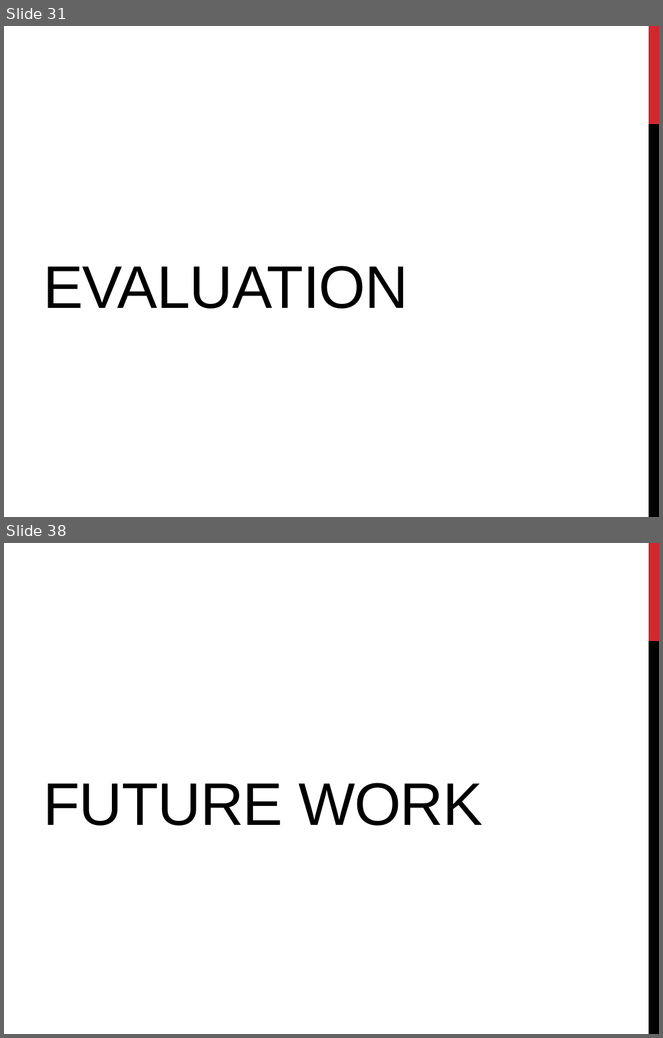
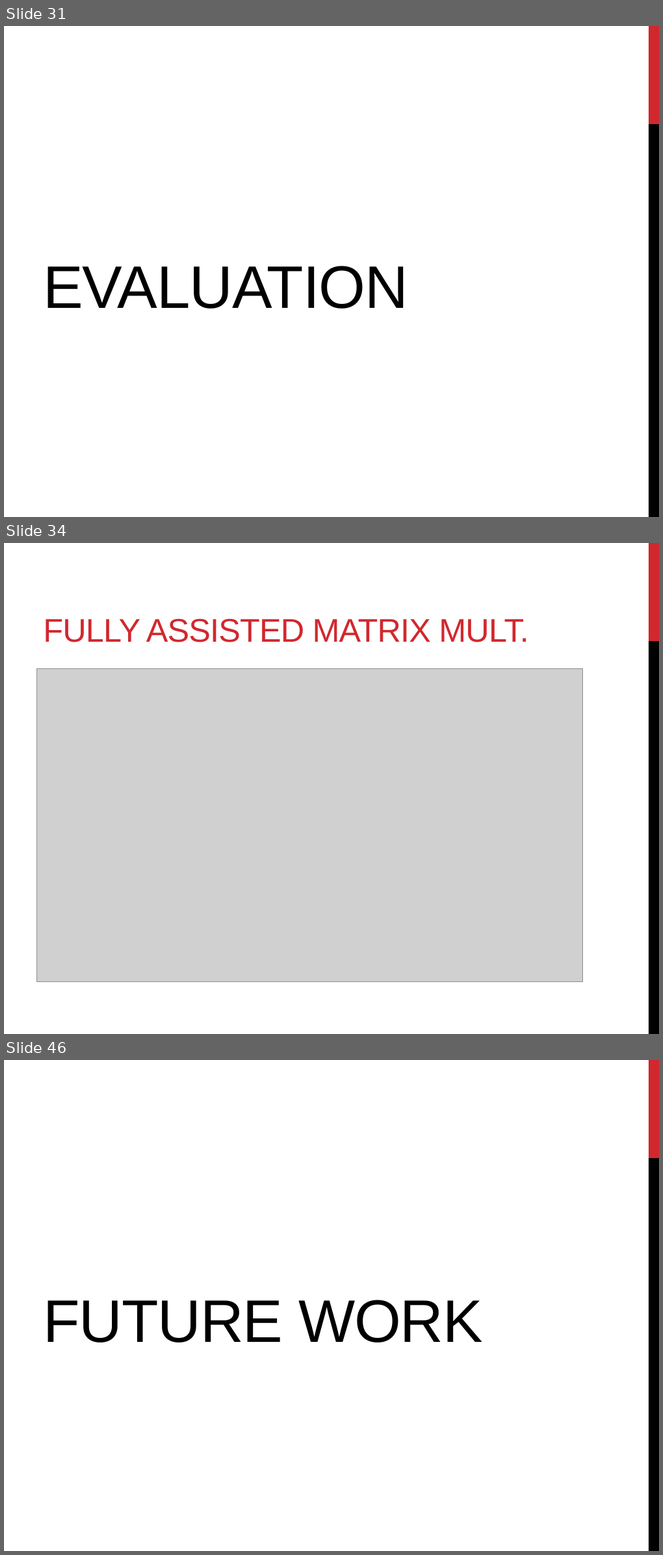
Before and after one commit to florianroesler/thesis_presentation, a slide deck: presentation.pptx. Shown one above the other, each under a label of ours: slides 31 and 38 before the commit, slides 31, 34 and 46 after it; the slides between them are not shown. The pictures are 663x1038 and 663x1555 pixels, drawn with LibreOffice and Linux fonts; fonts in the diff are those of the drawing; grey boxes stand for pictures. Boxes give left, top, right and bottom in pixels: in the first picture for what was removed or moved away, otherwise in the second. Text is boxed around its words. In the diff, an @@ line names an element or a change of style, - is before the commit and + after.

```diff
--- a/presentation.pptx
+++ b/presentation.pptx
@@ slide 34 added at [4,543,659,1034], background #FFFFFF; not listed: 2 template elements that a slide beside it also shows @@
@@ title added at [43,619,529,642], 36 pt, text #D1282E @@
+FULLY ASSISTED MATRIX MULT.
@@ picture added at [36,669,582,982] @@
@@ what was slide 38 is now slide 46 @@
```
Also in this commit, not shown: 8 slides changed, 8 other slides added, 1 slide removed, 18 other files.
